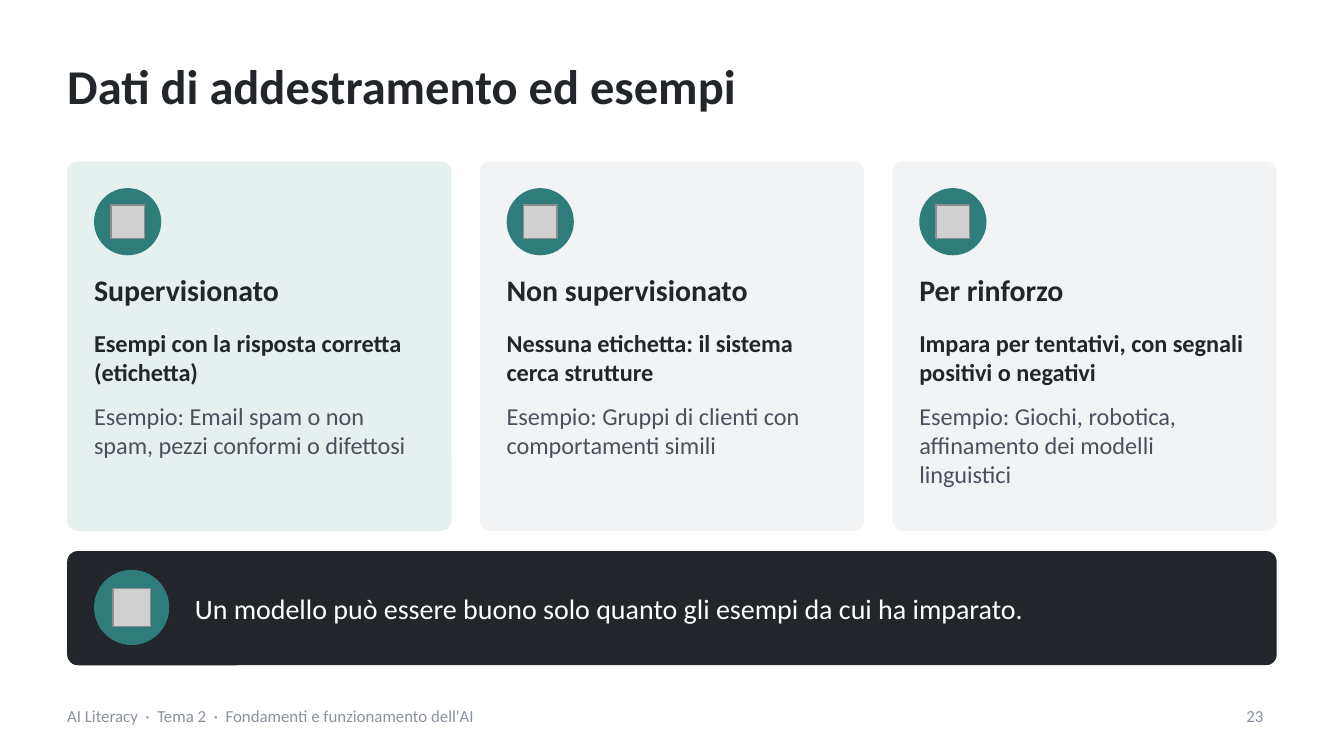
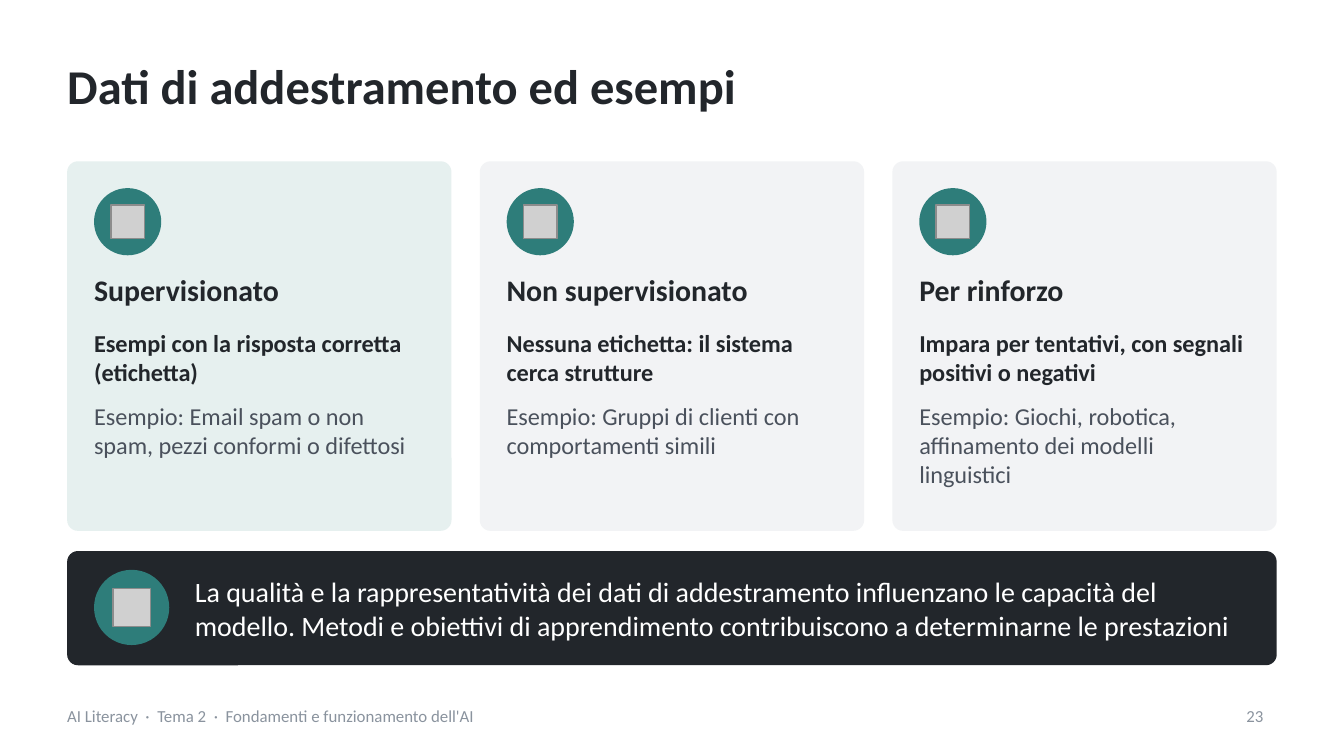
Before and after one commit to NetAi-IT/Formazione-AI-Literacy-Official, a slide deck: slide 23 of Base/Tema2_Fondamenti_e_funzionamento_AI.pptx. Drawn at 1344x756 pixels with LibreOffice and Linux fonts; fonts in the diff are those of the drawing; grey boxes stand for pictures. Boxes give left, top, right and bottom in pixels: in the first picture for what was removed or moved away, otherwise in the second. Text is boxed around its words. In the diff, an @@ line names an element or a change of style, - is before the commit and + after.

```diff
--- a/Base/Tema2_Fondamenti_e_funzionamento_AI.pptx
+++ b/Base/Tema2_Fondamenti_e_funzionamento_AI.pptx
@@ text at (195, 582, 1228, 641): text changed @@
-Un modello può essere buono solo quanto gli esempi da cui ha imparato.
+La qualità e la rappresentatività dei dati di addestramento influenzano le capacità del modello. Metodi e obiettivi di apprendimento contribuiscono a determinarne le prestazioni
```
Also in this commit, not shown: 41 other slides changed, 2 other files.
